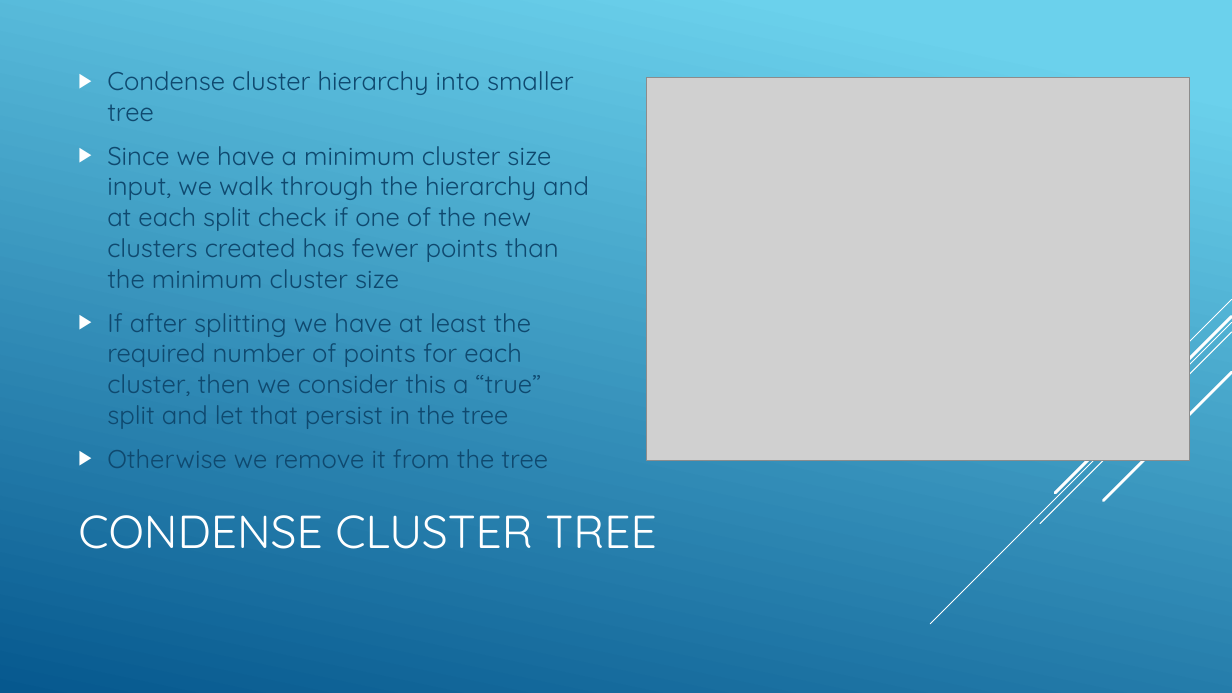
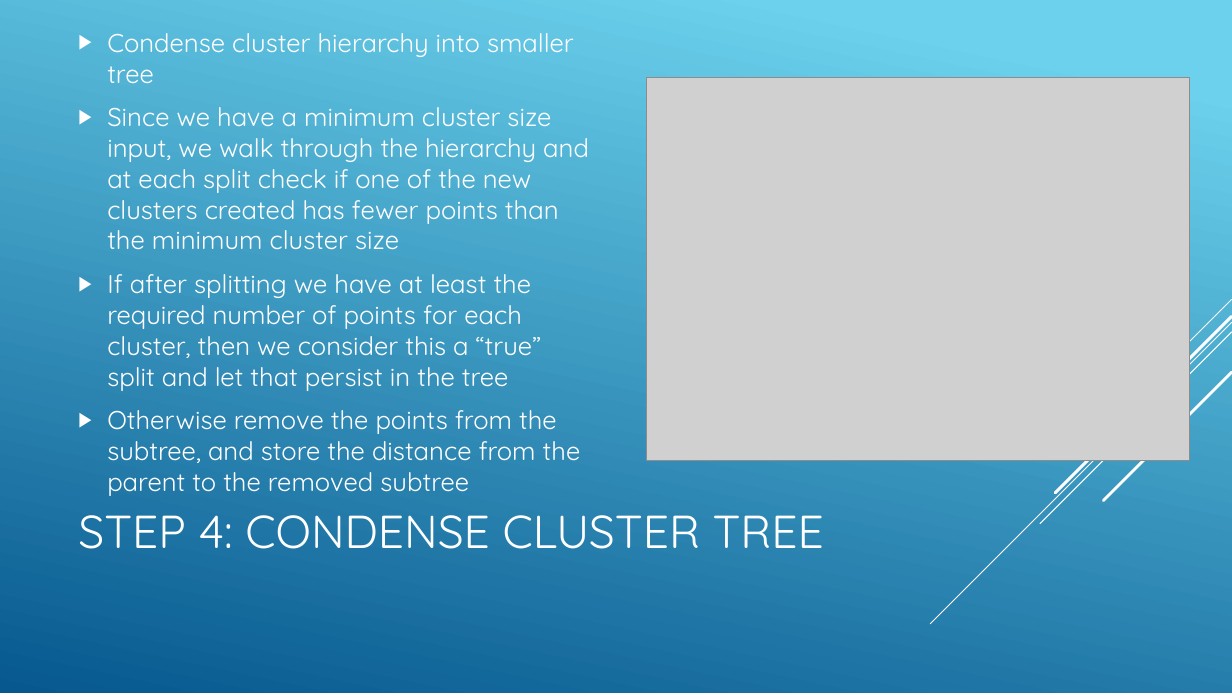
Before and after one commit to Vardominator/SorinLab, a slide deck: slide 12 of Talks/6_28_17/DensityBasedClustering.pptx (slide 11 before the commit). Drawn at 1232x693 pixels with LibreOffice and Linux fonts; fonts in the diff are those of the drawing; grey boxes stand for pictures. Boxes give left, top, right and bottom in pixels: in the first picture for what was removed or moved away, otherwise in the second. Text is boxed around its words. In the diff, an @@ line names an element or a change of style, - is before the commit and + after.

```diff
--- a/Talks/6_28_17/DensityBasedClustering.pptx
+++ b/Talks/6_28_17/DensityBasedClustering.pptx
@@ text "Condense cluster hierarchy into smaller ..." moved from (x1=107, y1=71, x2=589, y2=468) to (x1=107, y1=33, x2=589, y2=496) @@
@@ text at (x1=107, y1=33, x2=589, y2=391): text colour #0F496F to #FFFFFF in "Condense cluster hierarchy into smaller tree", "Since we have a minimum cluster size ...", "If after splitting we have at least ..." @@
@@ text at (x1=107, y1=410, x2=581, y2=496): text changed; text colour #0F496F to #FFFFFF @@
-▶ Otherwise we remove it from the tree
+▶ Otherwise remove the points from the subtree, and store the distance from the parent to the removed subtree
@@ title at (x1=78, y1=515, x2=824, y2=549): text changed @@
-CONDENSE CLUSTER TREE
+STEP 4: CONDENSE CLUSTER TREE
```
Also in this commit, not shown: 9 other slides changed, 3 slides added, 5 other files.
